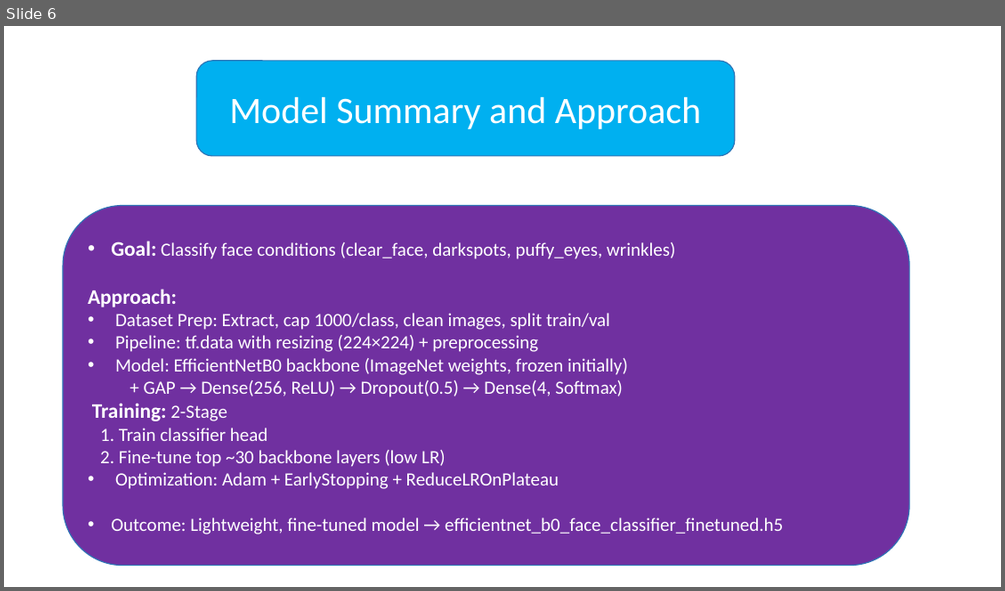
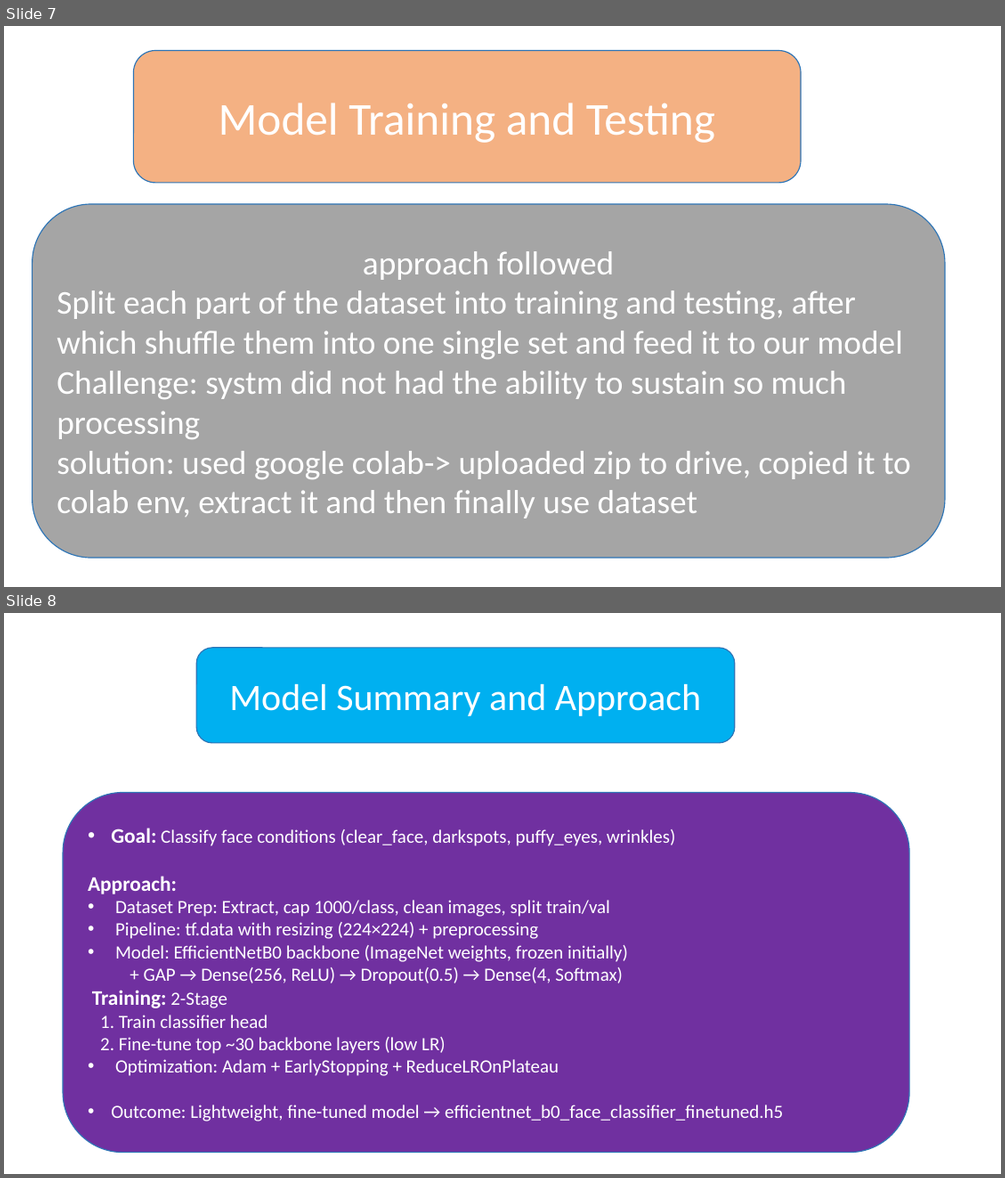
Before and after one commit to SpringBoardMentor0781j/Dermal_Scan_Project_2025, a slide deck: docs/Presentation1.pptx. Shown one above the other, each under a label of ours: slide 6 before the commit, slides 7 and 8 after it. The pictures are 1005x591 and 1005x1178 pixels, drawn with LibreOffice and Linux fonts; fonts in the diff are those of the drawing; background and template pictures are left out. Boxes give left, top, right and bottom in pixels: in the first picture for what was removed or moved away, otherwise in the second. Text is boxed around its words. In the diff, an @@ line names an element or a change of style, - is before the commit and + after.

```diff
--- a/docs/Presentation1.pptx
+++ b/docs/Presentation1.pptx
@@ slide 7 added at [4,26,1001,587], background picture (left out) @@
@@ rounded rectangle added at [133,51,801,183], fill #F4B183, outline #2E75B6 1 pt, 44 pt, text #FFFFFF @@
+Model Training and Testing
@@ rounded rectangle added at [32,204,946,557], fill #808080 at 70% opacity, outline #2E75B6 1 pt, 32 pt, text #FFFFFF @@
+approach followed
+Split each part of the dataset into training and testing, after which shuffle them into one single set and feed it to our model
+Challenge: systm did not had the ability to sustain so much processing
+solution: used google colab-> uploaded zip to drive, copied it to colab env, extract it and then finally use dataset
@@ what was slide 6 is now slide 8 @@
```
Also in this commit, not shown: 1 slide changed, 3 other slides added, 1 other file.
